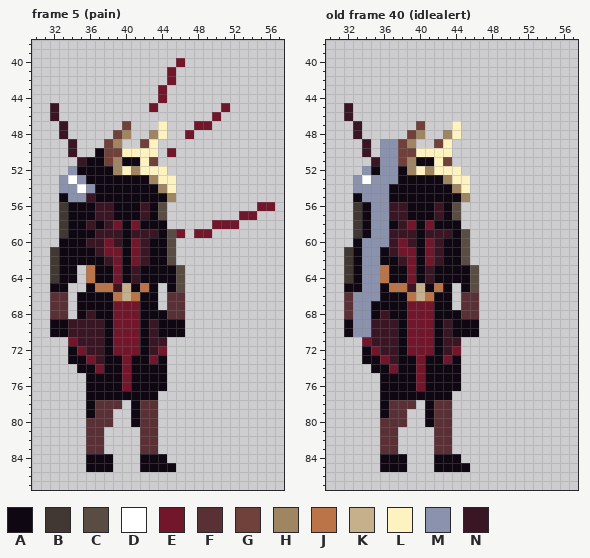
A pixel-art file gets an edit: res/Sprite/BlankGuard.ase. Above, as it was before the edit.
80x88 pixels, 68 frames. Shown: frame 5 (pain): x 30..57, y 38..87; old frame 40 (idlealert): x 30..57, y 38..87. The commit also changed other frames, which this record leaves out.
Visible layers, top first: "braços", "sword", "skeleton", "Layer 3".
Palette (. is transparent): A #0f0712  B #413833  C #594d43  D #ffffff  E #72162c  F #5a3037  G #70403a  H #9f8562  J #ba7447  K #c6af8b  L #fdf2c0  M #8a92ae  N #3a1624
Pixels before, frame 5 (pain), first column x 32:
40 ..............E..........
41 .............E...........
42 .............E...........
43 ............E............
44 ............E............
45 N..........E.......E.....
46 N.................E......
47 .N......G...L...EE.......
48 .N.....GH..HL..E.........
49 ..N...GH..GL.............
50 ..N..AGGLLLL.E...........
51 ...NAAGHAALG.............
52 ..MAAAAHLHLLL............
53 .MDMAAAAAAAHLL...........
54 .MMDMAAAAAAAHL...........
55 .AMMNAAAAAAAAH...........
56 .BAAANNAAANAC..........EE
57 .BAAANNAAANAC........EE..
58 .BAANANEAEAAA.....EEE....
59 .BAAANNNANNNACE.EE.......
60 .AAANNENAENAAC...........
61 BAAAANEEAENAAC...........
62 BAAAAANEAENAAC...........
63 BAA.JAAEANAAAAC..........
64 BAA.JAAEANAAAAC..........
65 AA..AJJNKAJA.AC..........
66 FF.AAAAJKJAA.FF..........
67 FF.AAAAEEEAA.FF..........
68 FF.ANAAEEEAAAFF..........
69 AANNNNAEEEANAAA..........
70 AANNNNAEEEANAAA..........
71 ..ENNNAEEEANN............
72 ..AENNAEEEANE............
73 ..AAENAAEAAEA............
74 ...AAEAAEAAAA............
75 ....AAAAEAAAA............
76 ....AAAAEAAAA............
77 ....AAAAAAAA.............
78 ....AFFF.AFF.............
79 ....AFF..AFF.............
80 ....FFF..AFF.............
81 ....FF....FF.............
82 ....FF....FF.............
83 ....FF....FF.............
84 ....AAA...AAA............
85 ....AAA...AAAA...........
Pixels before, old frame 40 (idlealert), first column x 32:
45 N..............
46 N..............
47 .N......G...L..
48 .N.....GH..HL..
49 ..N.MMGH..GL...
50 ..N.MMGGLLLL...
51 ...NMMGHAALG...
52 ..MAMMAHLHLLL..
53 .MDMMMAAAAAHLL.
54 .MMMMAAAAAAAHL.
55 .AMMMAAAAAAAAH.
56 .BAMMNNAAANAC..
57 .BAMMNNAAANAC..
58 .BAMMANEAEAAA..
59 .BAMMNNNANNNAC.
60 .AMMMNENAENAAC.
61 BAMMANEEAENAAC.
62 BAMMAANEAENAAC.
63 BAMMJAAEANAAAAC
64 BAMMJAAEANAAAAC
65 AAMMAJJNKAJA.AC
66 FMMMAAAJKJAA.FF
67 FMMAAAAEEEAA.FF
68 FMMANAAEEEAAAFF
69 AMMNNNAEEEANAAA
70 AMMNNNAEEEANAAA
71 ..ENNNAEEEANN..
72 ..AENNAEEEANE..
73 ..AAENAAEAAEA..
74 ...AAEAAEAAAA..
75 ....AAAAEAAAA..
76 ....AAAAEAAAA..
77 ....AAAAAAAA...
78 ....AFFF.AFF...
79 ....AFF..AFF...
80 ....FFF..AFF...
81 ....FF....FF...
82 ....FF....FF...
83 ....FF....FF...
84 ....AAA...AAA..
85 ....AAA...AAAA.
After the commit:
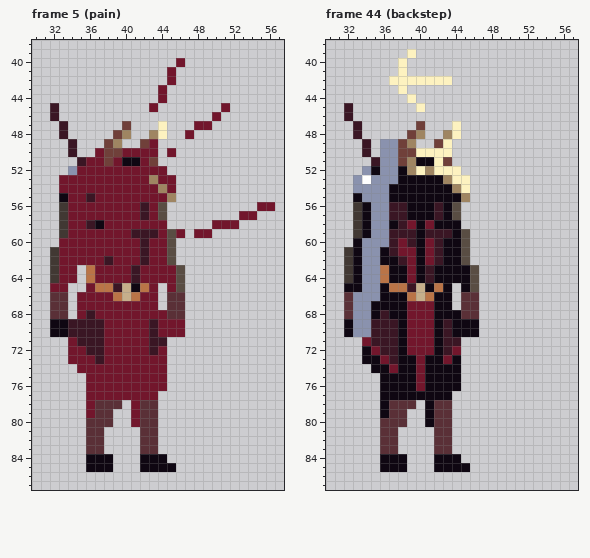
A new or re-ordered frame is compared with the old frame closest to it.
Edits made:
frames 68 -> 81
Changed rows in their new state; - is an unchanged pixel.
Frame 5 (pain), layer "Layer 3":
first column x 32:
49 -----------E---
50 -----E--EEEE---
51 ----EE-E--E----
52 ---EEEEEEEEEE--
53 -EEEEEEEEEE-EE-
54 -EEEEEEEEEEE-E-
55 --EE-EEEEEEEE--
56 --EEEEEEEE-E---
57 --EEEEEEEE-E---
58 --EE--E-E-EEE--
59 --EEEEEEE---E--
60 -EEEEE-EE--EE--
61 -EEEEE--E--EE--
62 -EEEEE--E--EE--
63 -EE--EE-E-EEEE-
64 -EE--EE-E-EEEE-
65 EE--E------E-E-
66 ---EEEE---EE---
67 ---EEEE---EE---
68 ---E-EE---EEE--
69 ------E---E-EEE
70 ------E---E-EEE
71 ------E---E----
72 --E---E---E----
73 --EE--EE-EE-E--
74 ---EE-EE-EEEE--
75 ----EEEE-EEEE--
76 ----EEEE-EEEE--
77 ----EEEEEEEE---
78 ----E----E-----
79 ----E----E-----
80 ---------E-----
Frame 44 (backstep) is new; against old frame 40 (idlealert), layer "Layer 3":
first column x 37:
39 --L----
40 -L-----
41 -L-----
42 LLLLLLL
43 -L-----
44 --L----
45 ---L---
Where, in picture pixels (left, top, right, bottom), the same in both pictures:
changed: (50, 139, 185, 427)
added: (389, 49, 452, 112)
